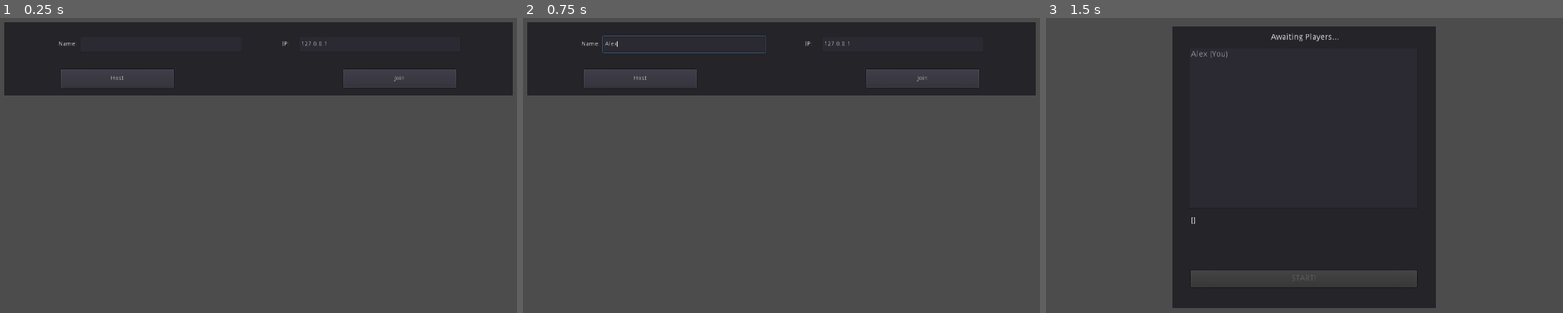
Above: before the commit, frames 1-3 (left to right).
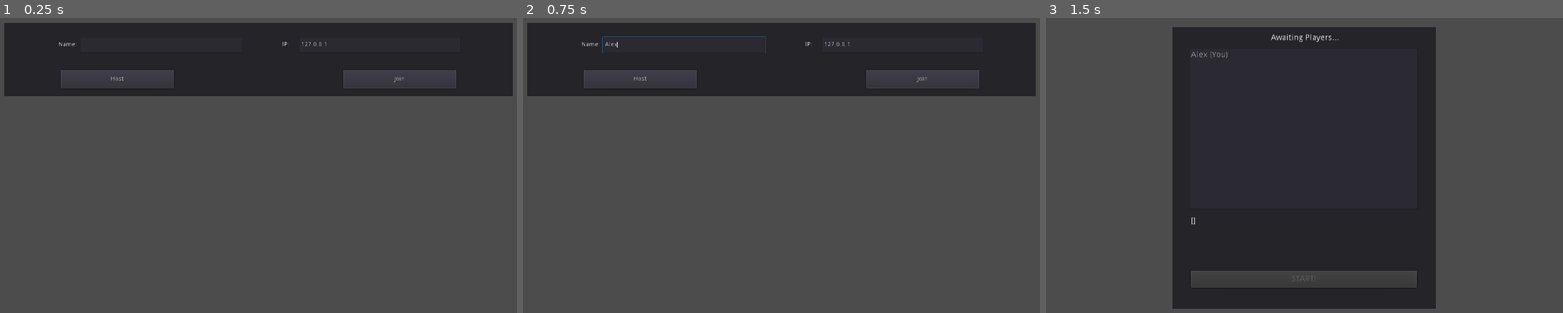
Above: after the commit, the same moments.

Repository: dzeus14omega/aoe_by_GODOT
Game: Godot game, scene res://scenes/lobby.tscn
The game is run twice, just before and just after one commit, with the same random seed, the same clock (stepped at 60 frames per second) and the same inputs. The engine's default icon, where the game draws it, is replaced by a stand-in: a white triangle on a blue panel in a dark square.
Inputs (mouse positions are in pixels of both pictures, inside the frame that each line leads up to):
- Up to frame 1 (0.25 s): no input
- Up to frame 2 (0.75 s): click (683, 44) at 0.52 s; type "Alex" at 0.6 s
- Up to frame 3 (1.5 s): click "Host" at 1.25 s

The runs differ from the first frame. In frame 1, 0.7% of the frame differs, in the area x 0-100%, y 1-27%; in frame 2, 0.9%; in frame 3, 0.6%.

Commit message:
upload apk build

Diff:
--- a/scenes/lobby.tscn
+++ b/scenes/lobby.tscn
@@ -6,8 +6,8 @@
 anchor_top = -0.00166667
 anchor_right = 1.0
 anchor_bottom = 0.998333
-margin_top = 1.8
-margin_bottom = 1.80005
+margin_top = 3.8
+margin_bottom = 3.80005
 size_flags_horizontal = 2
 size_flags_vertical = 2
 script = ExtResource( 1 )
Not shown: 3 places in actor/unit/Archer.tscn that only renumber resources
Not shown, changed: exportBuild/aoe_mobie.apk
